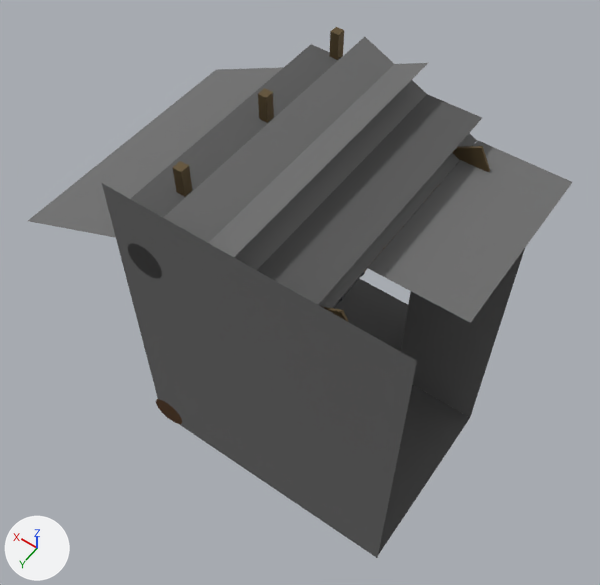
Renders of the Blender file Assets/Models/tunnels/tunnelcorneralt.blend from each side of a commit.
The view is the same before and after, from a 50 mm lens placed at (-3.19, 4.56, 8.51), pointed at (-0.04, 0.15, 1.58). Arrows for +X, +Y and +Z are at lower left; the lights stay in place. The first picture is the older version.

Names of what the first picture shows: 'Floor', 'Floor.001', 'Plane', 'Plane.001', 'Roof1', 'Roof2', 'Wall1.001', 'Wall1.002' and 7 more.
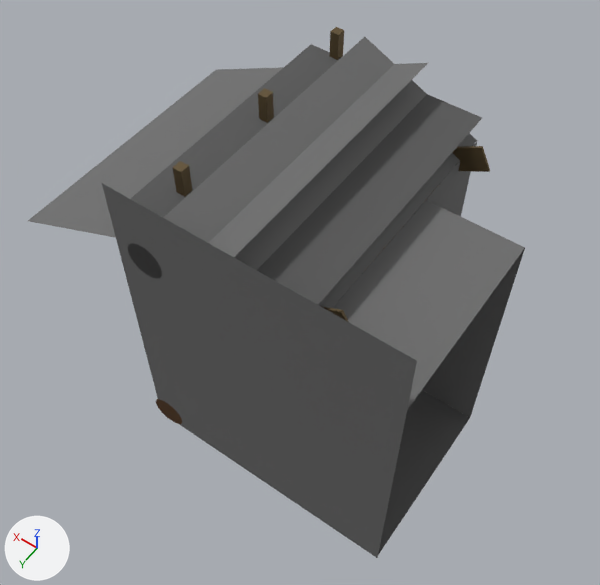
Pixel boxes (x1, y1, x2, y2) of what changed, in the pictures (600 x 585 px):
'Plane.001', moved: before (368, 140, 572, 323); after (323, 200, 525, 410)
'Floor', unchanged, covered by the edit: before (214, 279, 408, 477)

The change in detail:
Object 'Plane.001' (ob_plane_001) moves from (-1.5, -0.5, 3.0) to (-1.5, 0.5, 3.0).
